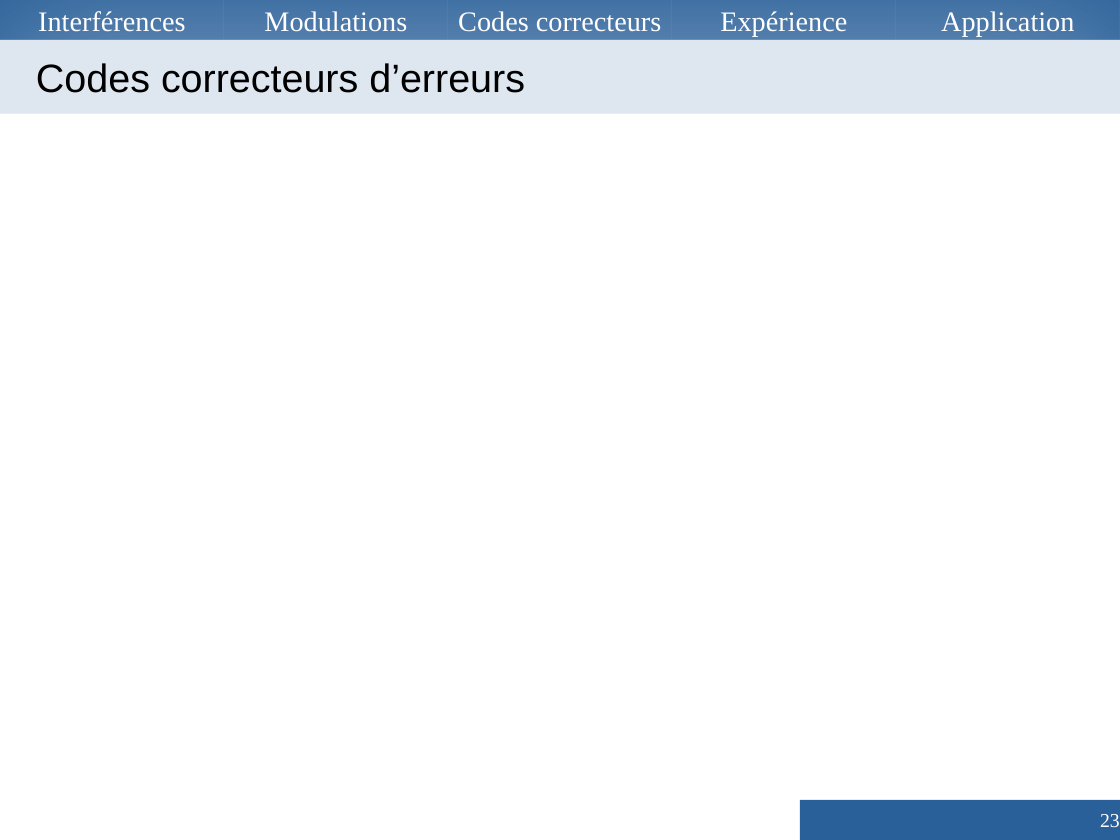
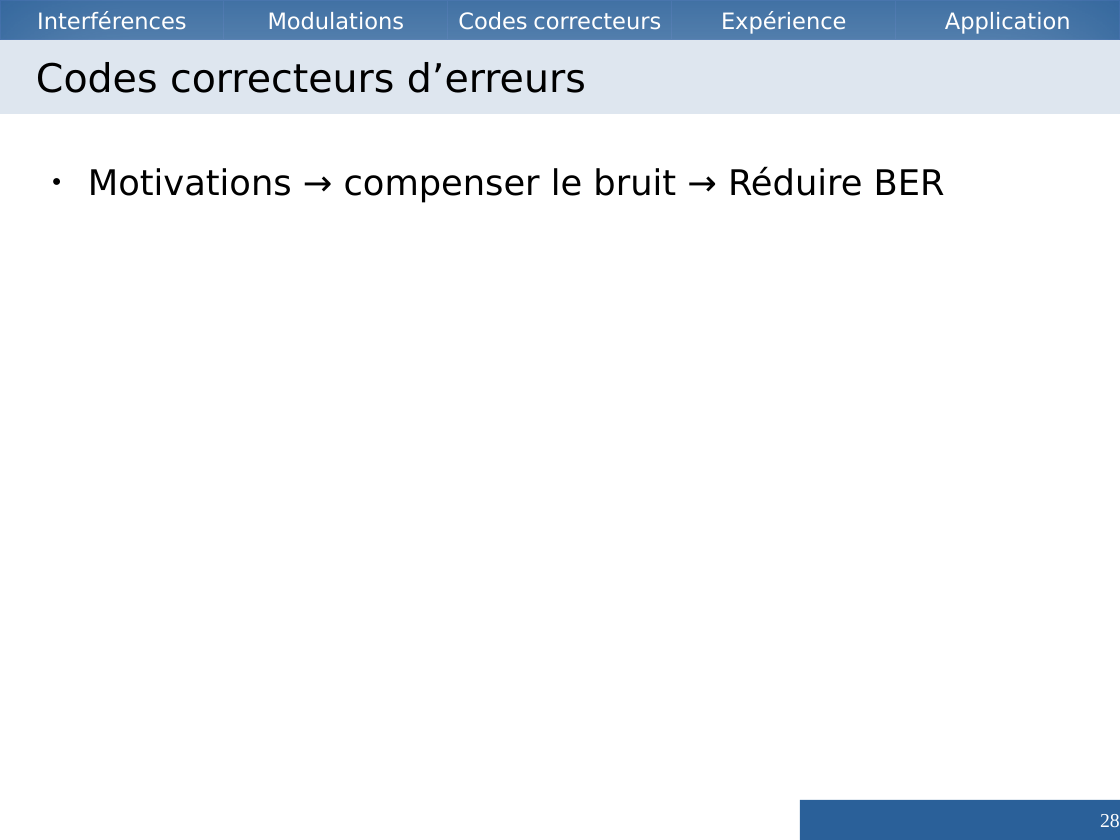
Before and after one commit to Vzrod/tipe, a slide deck: slide 28 of TIPE.odp (slide 23 before the commit). Drawn at 1120x840 pixels with LibreOffice and Linux fonts; fonts in the diff are those of the drawing. Boxes give left, top, right and bottom in pixels: in the first picture for what was removed or moved away, otherwise in the second. Text is boxed around its words. In the diff, an @@ line names an element or a change of style, - is before the commit and + after.

```diff
--- a/TIPE.odp
+++ b/TIPE.odp
@@ size 20 to 16 pt, font Times New Roman to DejaVu Sans in 5 elements at box(0, 0, 224, 40), box(224, 0, 447, 40), box(448, 0, 672, 40), box(672, 0, 895, 40), box(896, 0, 1120, 40) @@
@@ title "Codes correcteurs d’erreurs" at box(0, 40, 1120, 114): font Arial to DejaVu Sans @@
@@ text added at box(88, 167, 945, 203), 25 pt, text #000000 @@
+● Motivations → compenser le bruit → Réduire BER
@@ page number at box(1100, 814, 1120, 827): text changed @@
-23
+28
```
Also in this commit, not shown: 16 other slides changed, 19 slides added, 7 slides removed, 3 other files.
